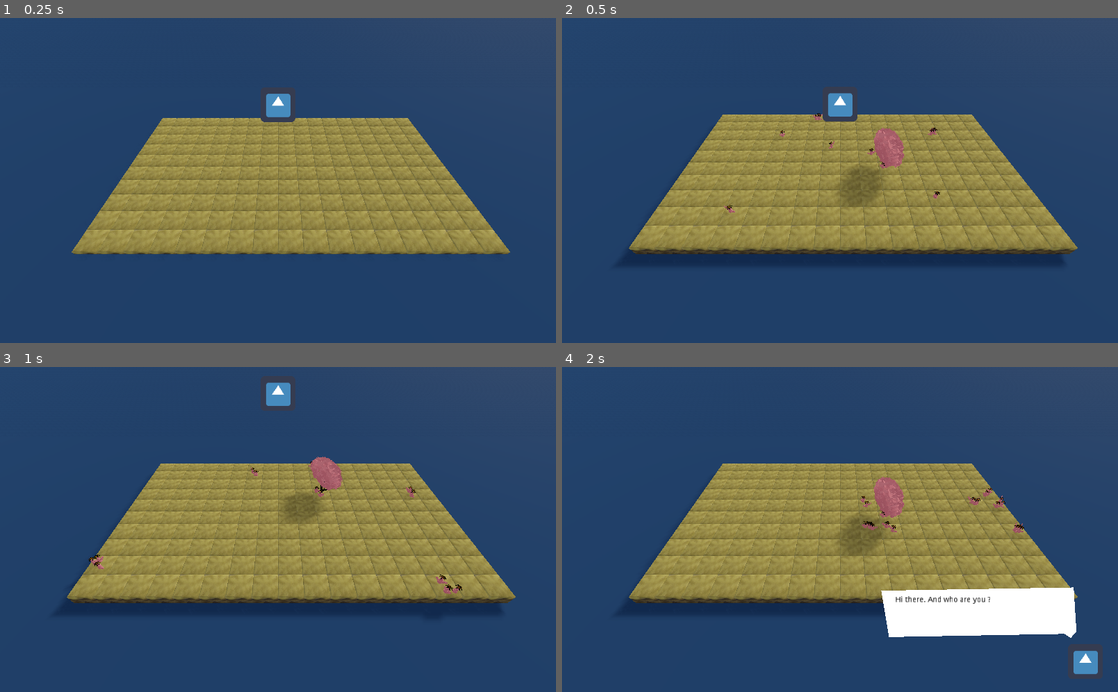
Above: before the commit, frames 1-4 (two rows, left to right).
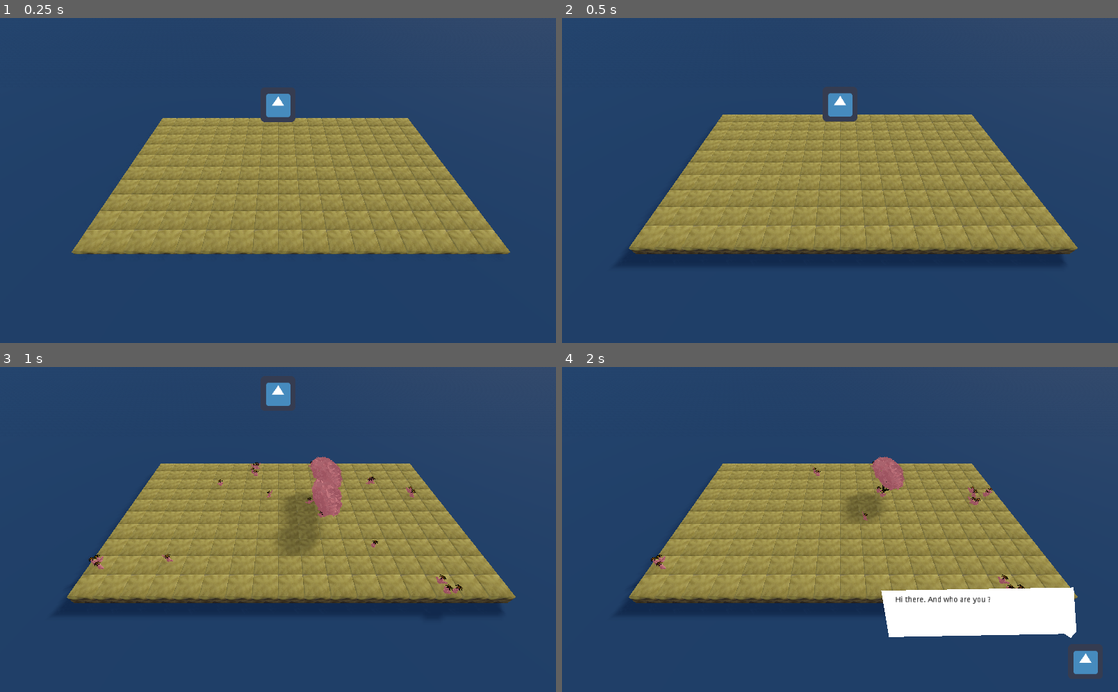
Above: after the commit, the same moments.

Repository: rmonthil-game-jams/scientific-game-jam-2021-team-amber
Game: Godot game, scene res://game/Game.tscn
The game is run twice, just before and just after one commit, with the same random seed, the same clock (stepped at 60 frames per second) and the same inputs. The engine's default icon, where the game draws it, is replaced by a stand-in: a white triangle on a blue panel in a dark square.
Inputs (mouse positions are in pixels of both pictures, inside the frame that each line leads up to):
- Up to frame 1 (0.25 s): no input
- Up to frame 2 (0.5 s): no input
- Up to frame 3 (1 s): move the mouse to (400, 513) at 0.52 s; click (400, 513) at 0.67 s
- Up to frame 4 (2 s): move the mouse to (728, 545) at 1.27 s; click (728, 545) at 1.42 s

Frame 1 is identical in both runs. In frame 2, 1.2% of the frame differs, in the area x 29-68%, y 29-61%; in frame 3, 1.0%; in frame 4, 1.9%, in the area x 15-84%, y 27-69%.

Commit message:
pomme

Diff:
--- a/game/Game.tscn
+++ b/game/Game.tscn
@@ -25,45 +25,17 @@
 
 [node name="BiodiversityProgress" parent="." instance=ExtResource( 4 )]
 visible = false
-bonus_thresholds = [ 0.0, 0.0, 20.0 ]
 
 [node name="PhyloGeny" parent="." instance=ExtResource( 5 )]
 dialogs = {
-" slowmotion3": "...don’t disrupt their environment too much, just enough to isolate and preserve the interesting mutations.",
 "intro1": "Hi there. And who are you …?",
-"intro10": "You’ll notice that trees with new colors will appear - this means that mutations are accumulating in their genome and they are progressively becoming more and more different. Remember, genetic diversity matters in the awesome Phylometer’s computations.",
-"intro11": "Look, I’ll lend you my shovel. With that, you can transform water in ground, or ground in water, by just clicking on it. You can also click and drag to draw oceans, islands and continents. Go on, try it !",
-"intro12": "Okay, great. Now I’m a little afraid of failing again at preserving biodiversity, so I’ll just let you try some things out and give me a poke when you need help.",
-"intro13": "I’m rooting for you !",
 "intro2": "How did you even get there ?? Oh, never mind, nothing matters anymore. There are no trees left anyway.",
-"intro3": "Look at my planet ! It’s a desert, it’s awful ! Everything had been going just fine for millions of years, and suddenly… *sobs*",
+"intro3": "Look at my planet ! It’s desertic, it’s awful ! Everything was going just fine for millions of years, and suddenly… *sobs*",
 "intro4": "Oh don’t worry, I’m just pretending to cry. It’s a trick I learned from humans. I’m a PhyloGenie, I can’t physically cry !",
 "intro5": "Well I guess I’ll have to try again from the beginning. Hey, since you’re here, don’t stay there just watching ! You might as well help me.",
 "intro6": "Okay, I went back in time to the moment when there was only one continent and a couple of species. Back then, the climate was tropical everywhere.",
-"intro7": "What we need now is to make this planet great again and restore its former biodiversity ! This means increasing the variety of species but also how different they are from each other. I’m going to keep track of the diversity of our new ecosystems in my awesome Phylometer, there, to your left.",
-"intro8": "For now, it is pretty low, and I count on you to help me improve it and reach the top of the awesome Phylometer !",
-"intro9": "I’ll teach you some of my tricks, for starters.",
-"kangaroo1": "Looks like you’ve made islands !!",
-"kangaroo2": "Islands have very high endemism, which means certain species are unique and only found on some very specific islands around the world !",
-"kangaroo3": "Protecting their biodiversity is very important because what makes them unique also makes them vulnerable.",
-"matchmaker1": "Hmmm, in my HUMBLE opinion, your trees are having trouble reproducing.",
-"matchmaker2": "You know, maybe you shouldn't have created so many rivers and oceans. Trees need some space to reproduce, right ?",
-"newspecies1": "Congratulations, new species have appeared ! ",
-"newspecies2": "Over time, mutations appear and accumulate in trees’ genomes so much that they can eventually become different species altogether.",
-"newspecies3": "The appearance of new species is called speciation. How in-tree-guing !",
-"okbiomer1": "Congratulations it’s a biome!",
-"okbiomer2": "A biome is a large area characterized by its vegetation, soil, climate, and wildlife.",
-"okbiomer3": "Forest biomes are distributed around the world depending on trees adaptation to temperature and rainfall.",
-"okbiomer4": "For example, tropical rainforests are mainly found in warm and humid climates. Try creating different types of biomes in this new world !",
-"sandman1": "Is it me or is it getting hot in here? Oh, my bad, you’ve created an arid biome.",
-"sandman2": "These regions are characterized by extreme temperatures and a lack of water.",
-"sandman3": "Can you guess what plant adaptations have been selected to withstand such harsh conditions ?",
-"sandman4": "I’ll give you a hint desert plants are often swollen, spiny, and have tiny leaves that are rarely bright green.",
-"slowmotion1": "Look, I’m bored. Let’s be realistic here, nothing is happening.",
-"slowmotion2": "For both our sakes, I suggest you find a way to isolate the species and colors you find most interesting, without preventing them from reproducing. Which means :",
-"tectonik1": "Nice contin-ent !",
-"tectonik2": "It seems our new world has gotten itself a new continent. When continents split because of underlying tectonic plates,",
-"tectonik3": "...forests are fragmented and can experience different evolutionary paths. This leads to a phenomenon called vicariance."
+"intro7": "I’ll teach you some of my tricks for starters.",
+"intro8": "Look, I’ll lend you my shovel. With that, you can transform water in ground, or ground in water, by just clicking on it. You can also click and drag to draw oceans, islands and continents. Go on, try it !"
 }
 
 [node name="MainMenu" parent="." instance=ExtResource( 3 )]
@@ -76,7 +48,9 @@
 volume_db = -20.0
 autoplay = true
 [connection signal="tool_selected" from="BiodiversityProgress" to="." method="_on_BiodiversityProgress_tool_selected"]
+[connection signal="bubble_finished" from="PhyloGeny" to="." method="_on_PhyloGeny_bubble_finished"]
 [connection signal="finished" from="PhyloGeny" to="." method="_on_PhyloGeny_finished"]
 [connection signal="started" from="PhyloGeny" to="." method="_on_PhyloGeny_started"]
+[connection signal="started" from="MainMenu" to="." method="_on_MainMenu_started"]
 [connection signal="started" from="MainMenu" to="PhyloGeny" method="_on_MainMenu_started"]
-[connection signal="started" from="MainMenu" to="." method="_on_MainMenu_started"]
+[connection signal="achievement" from="Achievements" to="." method="_on_Achievements_achievement"]
--- a/modules/simulation/SimulationCore.tscn
+++ b/modules/simulation/SimulationCore.tscn
@@ -6,6 +6,5 @@
 script = ExtResource( 1 )
 
 [node name="Timer" type="Timer" parent="."]
-wait_time = 0.5
 autostart = true
 [connection signal="timeout" from="Timer" to="." method="_on_Timer_timeout"]
